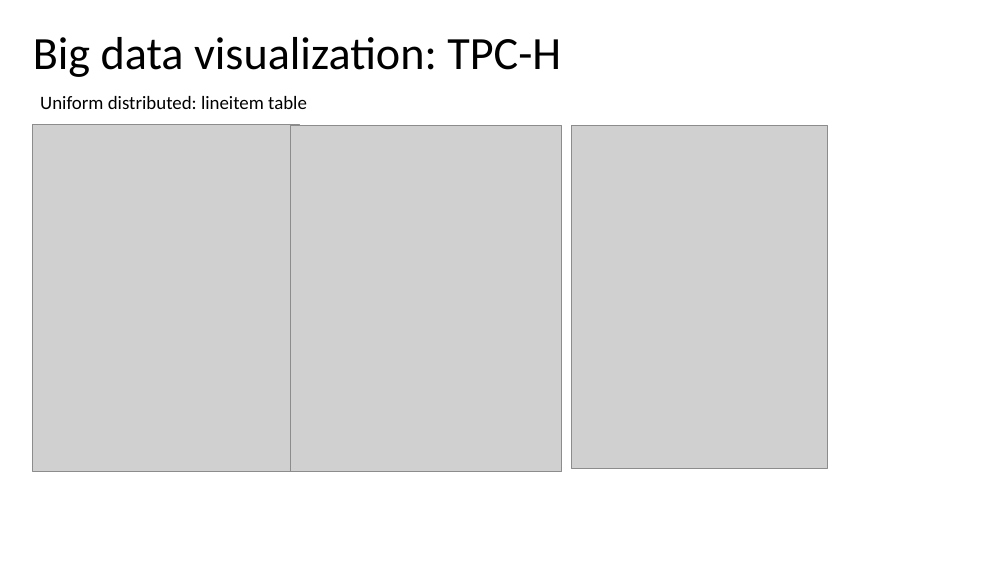
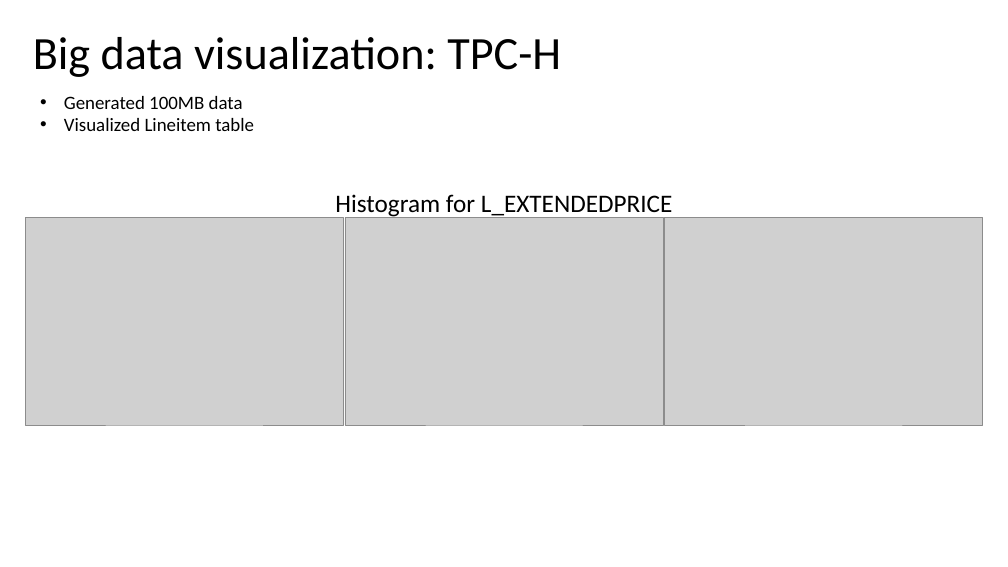
Before and after one commit to gprasad09/Apache-Spark-Cluster-Project, a slide deck: slide 21 of misc/ProjectReports-In progress/TermProject.pptx. Drawn at 1008x567 pixels with LibreOffice and Linux fonts; fonts in the diff are those of the drawing; grey boxes stand for pictures. Boxes give left, top, right and bottom in pixels: in the first picture for what was removed or moved away, otherwise in the second. Text is boxed around its words. In the diff, an @@ line names an element or a change of style, - is before the commit and + after.

Commit message:
Uploaded latest version

```diff
--- a/misc/ProjectReports-In progress/TermProject.pptx
+++ b/misc/ProjectReports-In progress/TermProject.pptx
@@ text at box(64, 96, 254, 131): text changed @@
-Uniform distributed: lineitem table
+• Generated 100MB data
+• Visualized Lineitem table
@@ picture removed at box(291, 126, 562, 472) @@
@@ picture removed at box(572, 126, 828, 469) @@
@@ text added at box(335, 194, 672, 218), 24 pt, text #000000 @@
+Histogram for L_EXTENDEDPRICE
@@ picture: place and size @@
-picture at box(33, 125, 299, 472)
+picture at box(25, 217, 343, 425)
@@ picture added at box(345, 217, 663, 425) @@
@@ picture added at box(665, 217, 983, 425) @@
```
Also in this commit, not shown: 5 other slides changed, 4 slides added, 3 slides removed.
